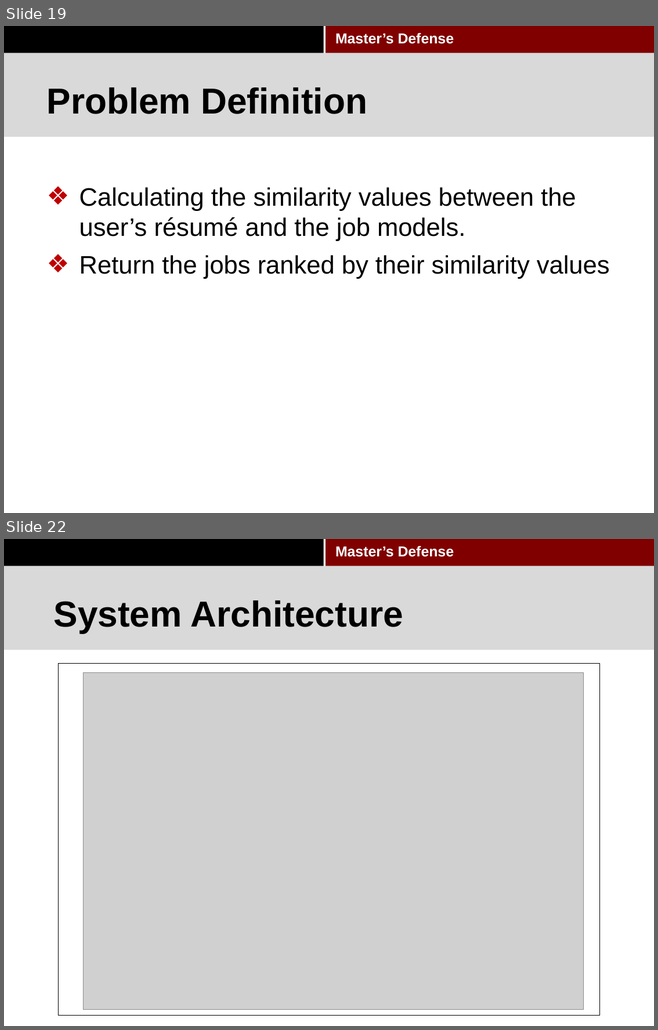
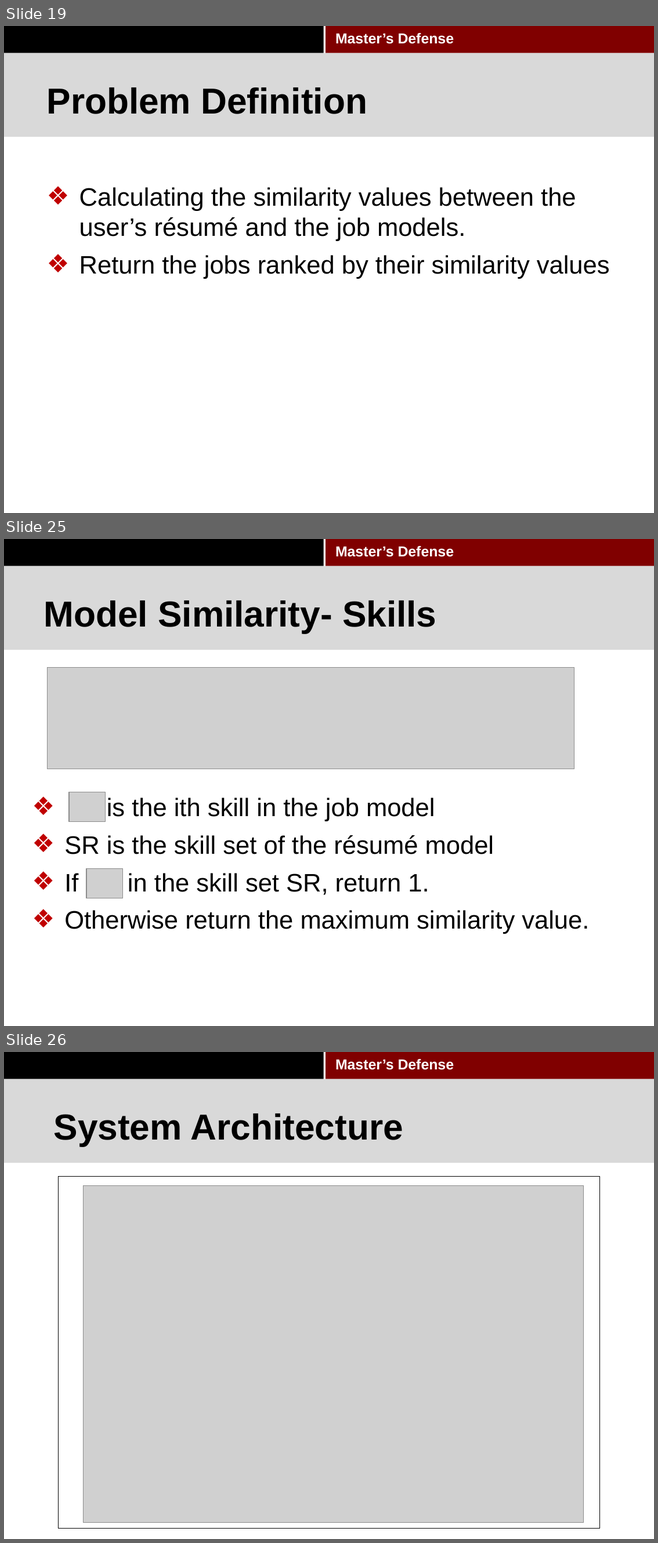
Before and after one commit to pkushiqiang/thesis, a slide deck: media/Master's thesis-2.pptx. Shown one above the other, each under a label of ours: slides 19 and 22 before the commit, slides 19, 25 and 26 after it; the slides between them are not shown. The pictures are 658x1030 and 658x1543 pixels, drawn with LibreOffice and Linux fonts; fonts in the diff are those of the drawing; grey boxes stand for pictures; background and template pictures are left out. Boxes give left, top, right and bottom in pixels: in the first picture for what was removed or moved away, otherwise in the second. Text is boxed around its words. In the diff, an @@ line names an element or a change of style, - is before the commit and + after.

```diff
--- a/media/Master's thesis-2.pptx
+++ b/media/Master's thesis-2.pptx
@@ slide 25 added at box(4, 539, 654, 1026), background #FFFFFF; not listed: 4 template elements that a slide beside it also shows @@
@@ title added at box(44, 600, 436, 633), 40 pt, text #000000, bold @@
+Model Similarity- Skills
@@ picture added at box(48, 668, 574, 769) @@
@@ text added at box(64, 798, 589, 934), 28 pt, text #000000 @@
+❖ is the ith skill in the job model
+❖ SR is the skill set of the résumé model
+❖ If in the skill set SR, return 1.
+❖ Otherwise return the maximum similarity value.
@@ picture added at box(69, 792, 106, 821) @@
@@ picture added at box(86, 869, 123, 898) @@
@@ what was slide 22 is now slide 26 @@
```
Also in this commit, not shown: 3 slides changed, 4 other slides added, 2 slides removed, 2 other files.
